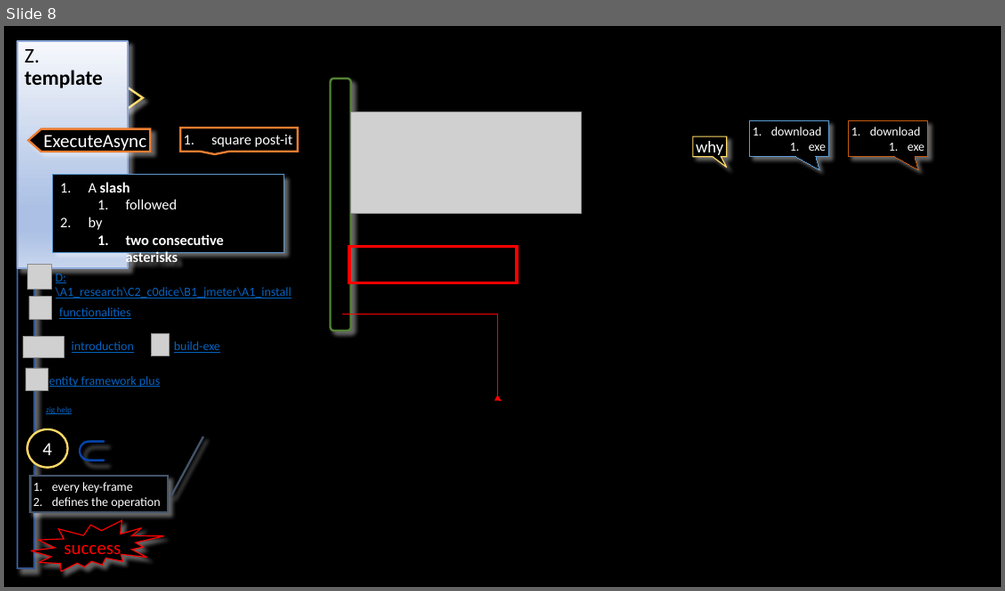
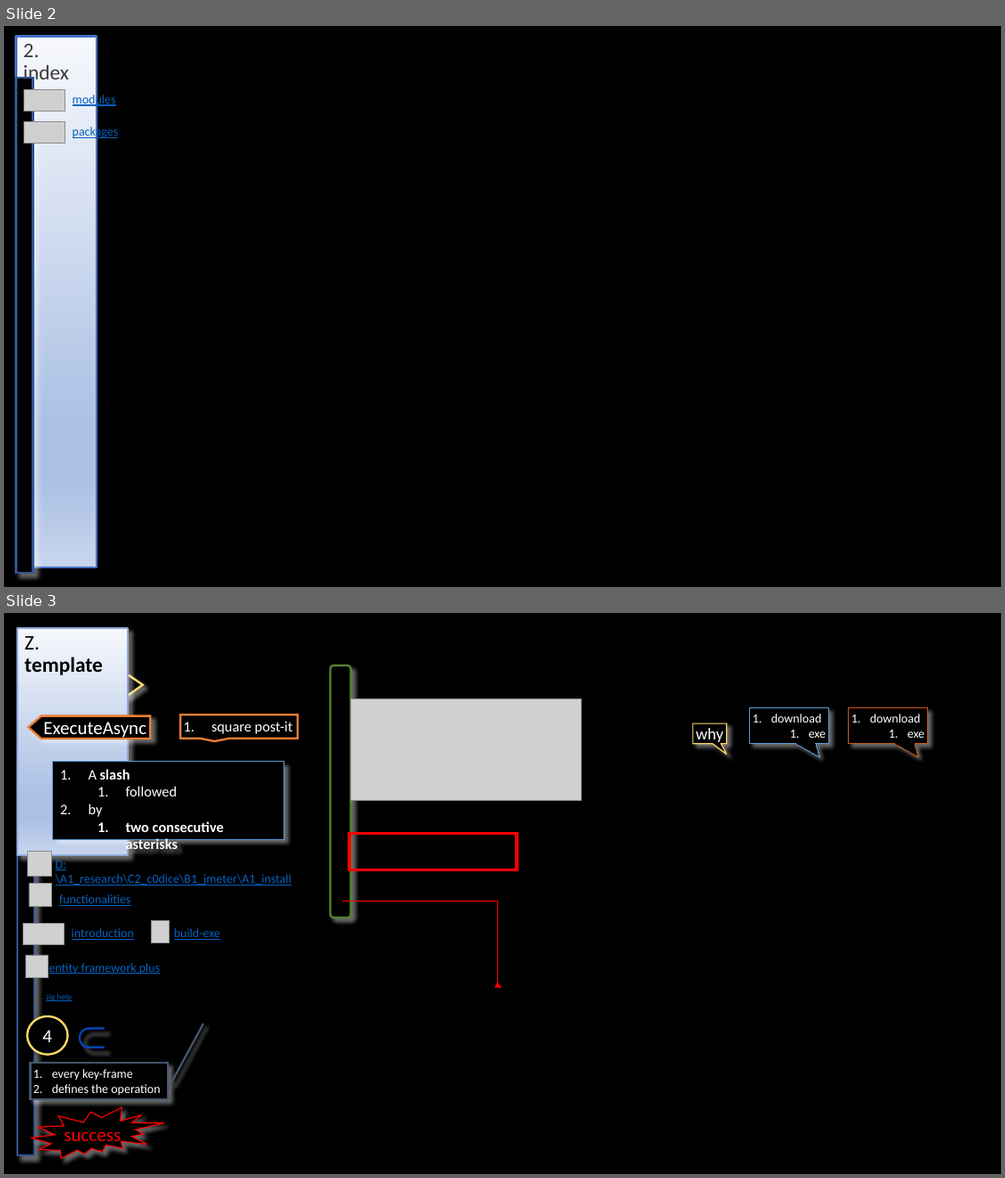
Before and after one commit to 1010836/portfolio, a slide deck: python/language/structure/structure.pptx. Shown one above the other, each under a label of ours: slide 8 before the commit, slides 2 and 3 after it. The pictures are 1005x591 and 1005x1178 pixels, drawn with LibreOffice and Linux fonts; fonts in the diff are those of the drawing; grey boxes stand for pictures; background and template pictures are left out. Boxes give left, top, right and bottom in pixels: in the first picture for what was removed or moved away, otherwise in the second. Text is boxed around its words. In the diff, an @@ line names an element or a change of style, - is before the commit and + after.

```diff
--- a/python/language/structure/structure.pptx
+++ b/python/language/structure/structure.pptx
@@ slide 2 added at (x1=4, y1=26, x2=1001, y2=587), background #000000 @@
@@ title added at (x1=16, y1=37, x2=97, y2=66), fill gradient #F6F8FC to #ABC0E4 to #C7D5ED, outline #4472C4 2 pt, 20 pt, text #3B3838 @@
+2. index
@@ rectangle added at (x1=16, y1=78, x2=33, y2=572), fill #000000, outline #325491 2 pt @@
@@ picture added at (x1=24, y1=89, x2=65, y2=111) @@
@@ text added at (x1=73, y1=93, x2=116, y2=107), 12 pt, text #0563C1, underline @@
+modules
@@ picture added at (x1=24, y1=122, x2=65, y2=143) @@
@@ text added at (x1=73, y1=126, x2=119, y2=140), 12 pt, text #0563C1, underline @@
+packages
@@ what was slide 8 is now slide 3 @@
```
Also in this commit, not shown: 1 slide changed, 6 slides removed, 30 other files.
